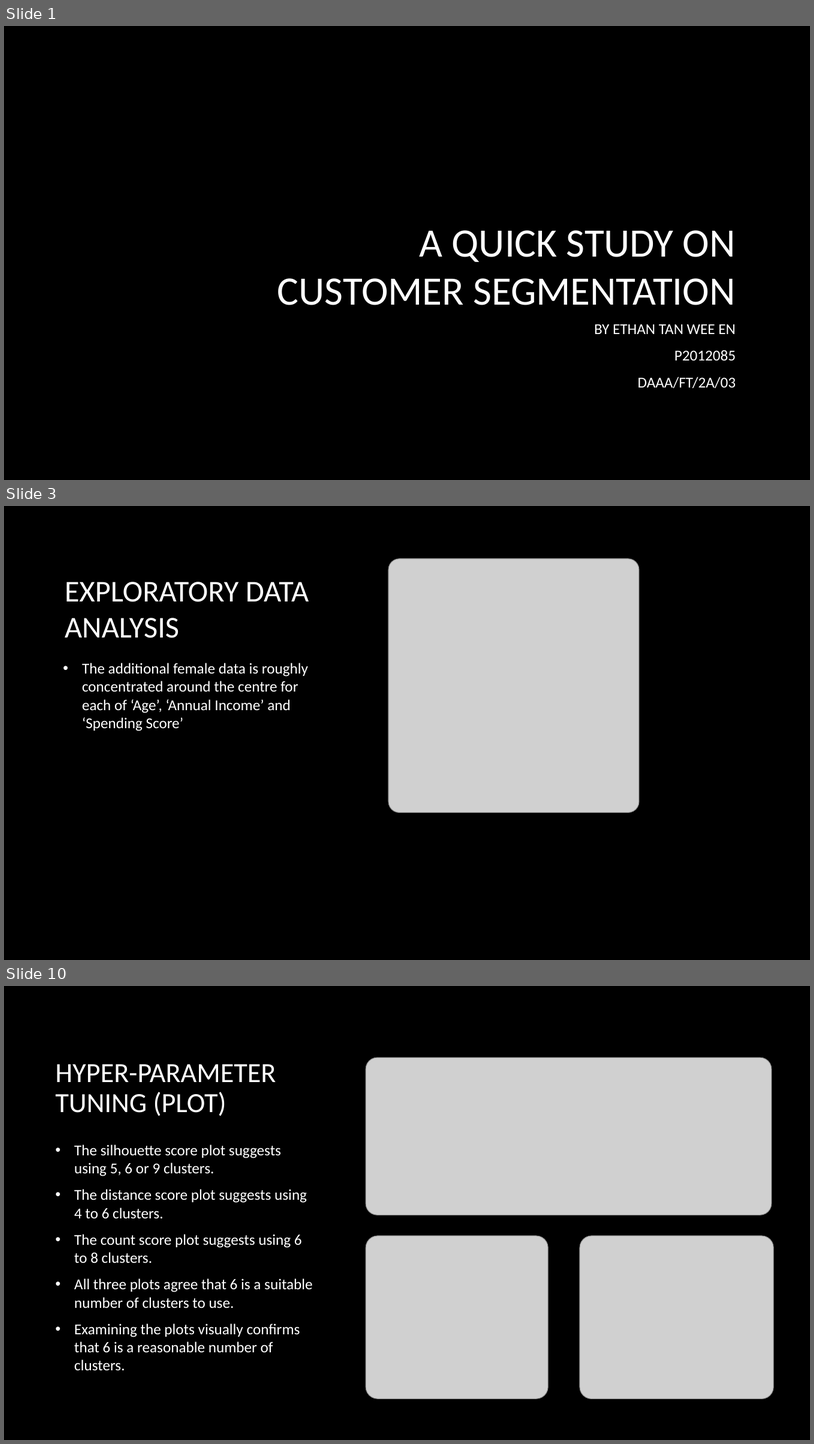
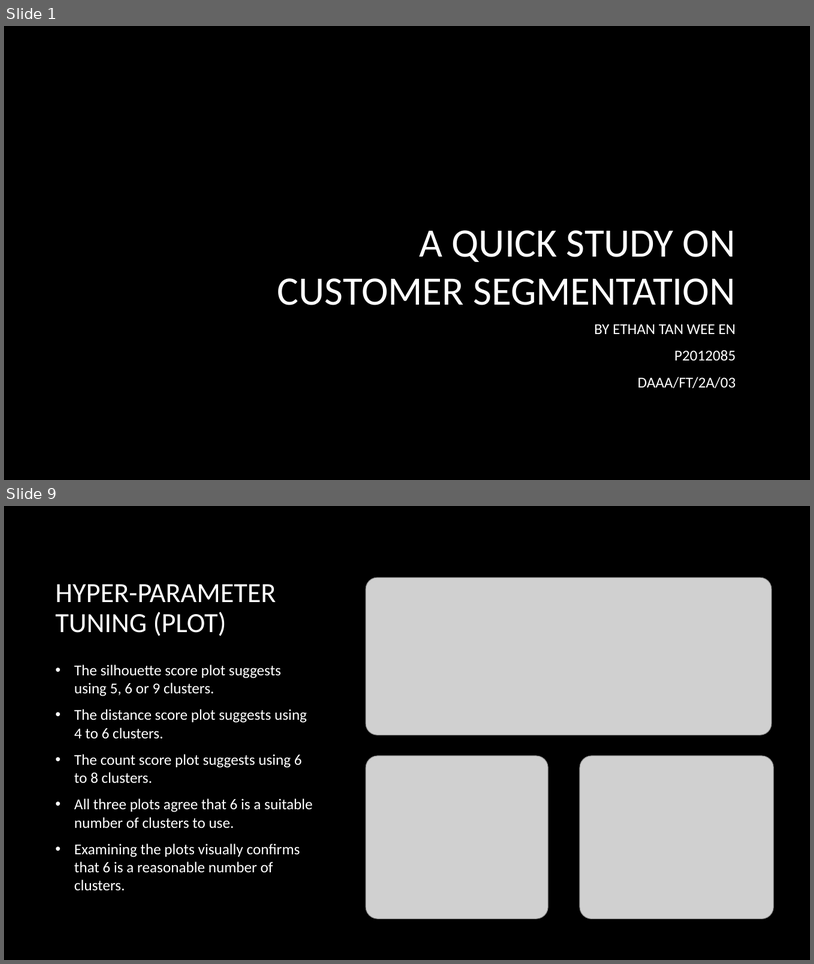
Before and after one commit to ethanolx/Air-Pollution-Mall-py, a slide deck: doc/part-b.pptx. Shown one above the other, each under a label of ours: slides 1, 3 and 10 before the commit, slides 1 and 9 after it; the slides between them are not shown. The pictures are 814x1444 and 814x964 pixels, drawn with LibreOffice and Linux fonts; fonts in the diff are those of the drawing; grey boxes stand for pictures; background and template pictures are left out. Boxes give left, top, right and bottom in pixels: in the first picture for what was removed or moved away, otherwise in the second. Text is boxed around its words. In the diff, an @@ line names an element or a change of style, - is before the commit and + after.

```diff
--- a/doc/part-b.pptx
+++ b/doc/part-b.pptx
@@ slide 3 removed at (4, 506, 810, 960), background picture (left out) @@
@@ picture removed at (389, 559, 640, 812) @@
@@ title removed at (65, 582, 309, 638) @@
-EXPLORATORY DATA ANALYSIS
@@ text removed at (82, 663, 308, 731) @@
-• The additional female data is roughly concentrated around the centre for each of ‘Age’, ‘Annual Income’ and ‘Spending Score’
@@ what was slide 10 is now slide 9 @@
```
Also in this commit, not shown: 9 slides changed, 1 other file.
